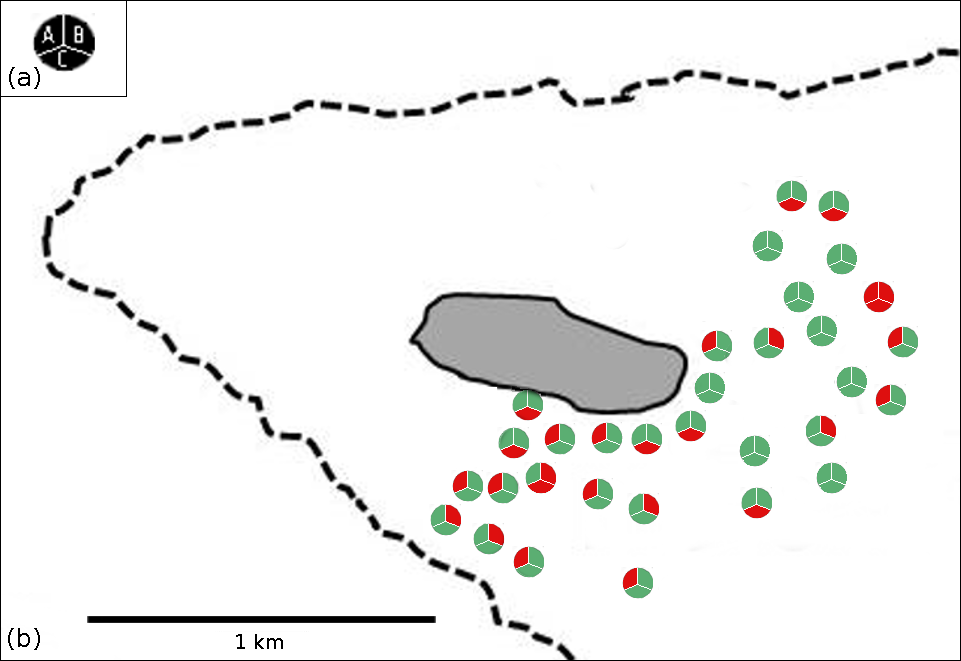
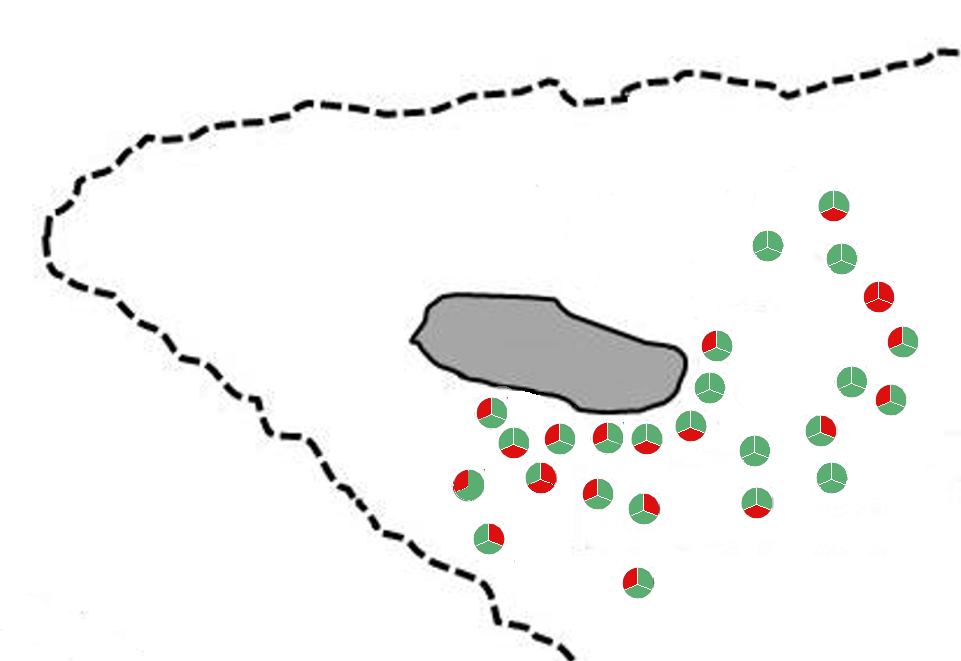
The second 961px x 661px image is a revision of the first. Changes to its layers:
hid "Pasted Layer #12" over [590, 422, 623, 454]
added layer "Pasted Layer #17" above "Pasted Layer #16" over [588, 422, 624, 455]
added layer "Pasted Layer #16" above "Pasted Layer #1" over [449, 469, 485, 502]
showed "Pasted Layer #1" over [472, 397, 508, 430]
hid "Pasted Layer" over [0, 0, 961, 661]
hid "Pasted Layer #41" over [782, 281, 814, 313]
hid "Pasted Layer #38" over [775, 180, 807, 212]
hid "Pasted Layer #32" over [805, 315, 837, 347]
hid "Pasted Layer #31" over [752, 327, 784, 359]
hid "Pasted Layer #10" over [511, 389, 543, 421]
hid "Pasted Layer #8" over [512, 546, 544, 578]
hid "Pasted Layer #5" over [486, 472, 518, 504]
hid "Pasted Layer #3" over [429, 504, 461, 536]
added layer "Fig1_Heron_sample-map_Nov18.png" above "Background" over [0, 0, 961, 661]
